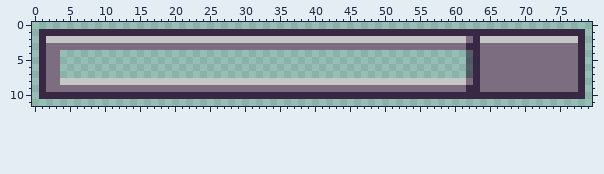
One commit to this sprite sheet: Assets/Sprites/PrototypeSprites/RulletSprites/Pixel_Sprites/rullet_stageGround_hpBar_sliderBar_sprite.png. Above is the file before it was changed.
The file is 80x12 pixels.
The result:
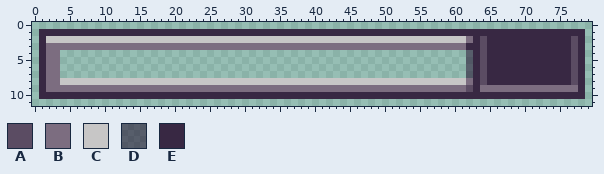
Palette (. is transparent): A #5b4c63  B #7c6d80  C #c7c6c6  D #1b032683  E #382843
Changes in this commit:
{"y":2,"x":64,"old":"CCCCCCCCCCCCCC","new":"AEEEEEEEEEEEEA"}
{"y":3,"x":64,"old":"BBBBBBBBBBBBBB","new":"AEEEEEEEEEEEEA"}
{"y":4,"x":64,"old":"BBBBBBBBBBBBBB","new":"AEEEEEEEEEEEEA"}
{"y":5,"x":64,"old":"BBBBBBBBBBBBBB","new":"AEEEEEEEEEEEEA"}
{"y":6,"x":64,"old":"BBBBBBBBBBBBBB","new":"AEEEEEEEEEEEEA"}
{"y":7,"x":64,"old":"BBBBBBBBBBBBBB","new":"AEEEEEEEEEEEEA"}
{"y":8,"x":64,"old":"BBBBBBBBBBBBBB","new":"AEEEEEEEEEEEEA"}
{"y":9,"x":62,"old":"E","new":"A"}
